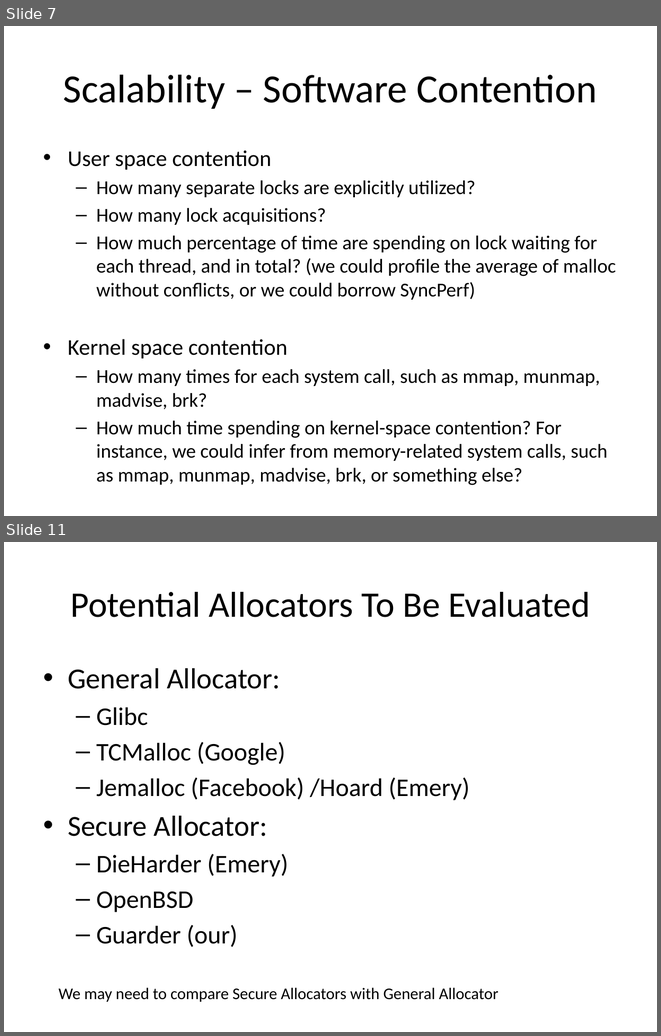
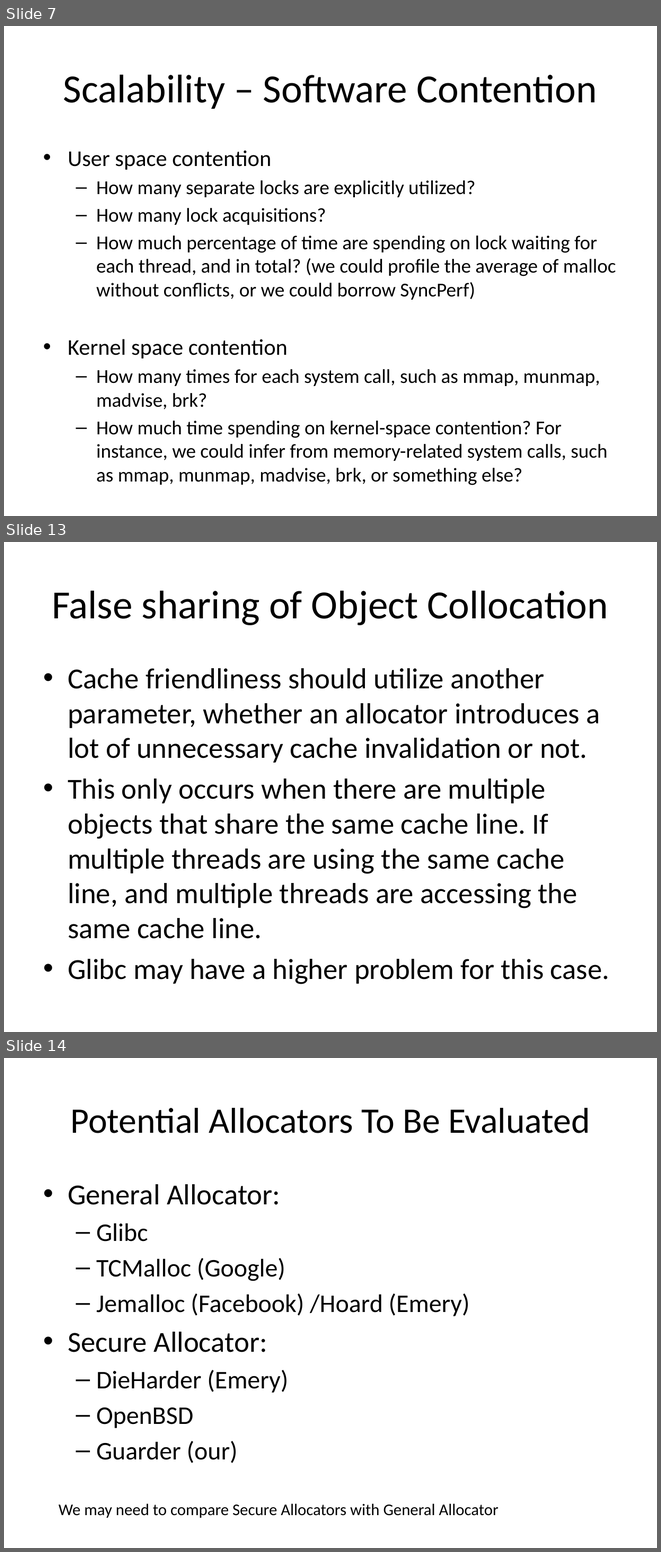
Before and after one commit to UTSASRG/MemPerf-Pro, a slide deck: AllocatorProfiler.pptx. Shown one above the other, each under a label of ours: slides 7 and 11 before the commit, slides 7, 13 and 14 after it; the slides between them are not shown. The pictures are 661x1036 and 661x1552 pixels, drawn with LibreOffice and Linux fonts; fonts in the diff are those of the drawing. Boxes give left, top, right and bottom in pixels: in the first picture for what was removed or moved away, otherwise in the second. Text is boxed around its words. In the diff, an @@ line names an element or a change of style, - is before the commit and + after.

```diff
--- a/AllocatorProfiler.pptx
+++ b/AllocatorProfiler.pptx
@@ slide 13 added at (4,542,657,1032), background #FFFFFF @@
@@ title added at (52,590,608,625), 44 pt, text #000000 @@
+False sharing of Object Collocation
@@ text added at (68,668,609,984), 32 pt, text #000000 @@
+• Cache friendliness should utilize another parameter, whether an allocator introduces a lot of unnecessary cache invalidation or not.
+• This only occurs when there are multiple objects that share the same cache line. If multiple threads are using the same cache line, and multiple threads are accessing the same cache line.
+• Glibc may have a higher problem for this case.
@@ what was slide 11 is now slide 14 @@
```
Also in this commit, not shown: 3 slides changed, 2 other slides added.
